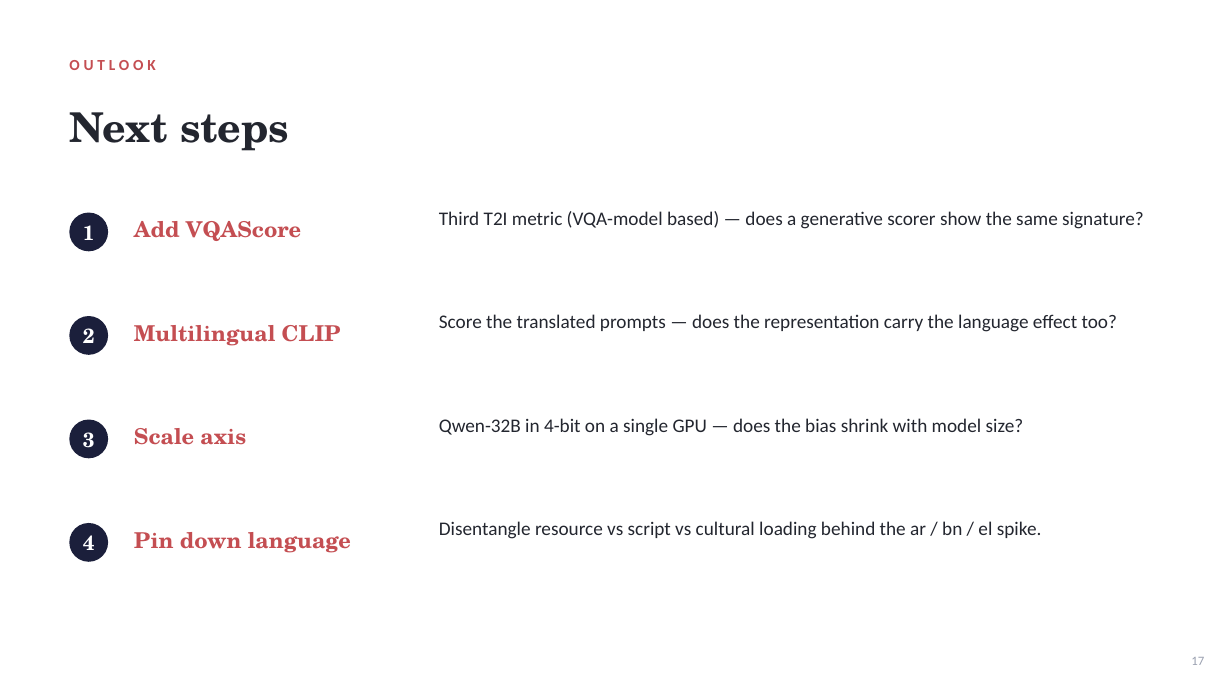
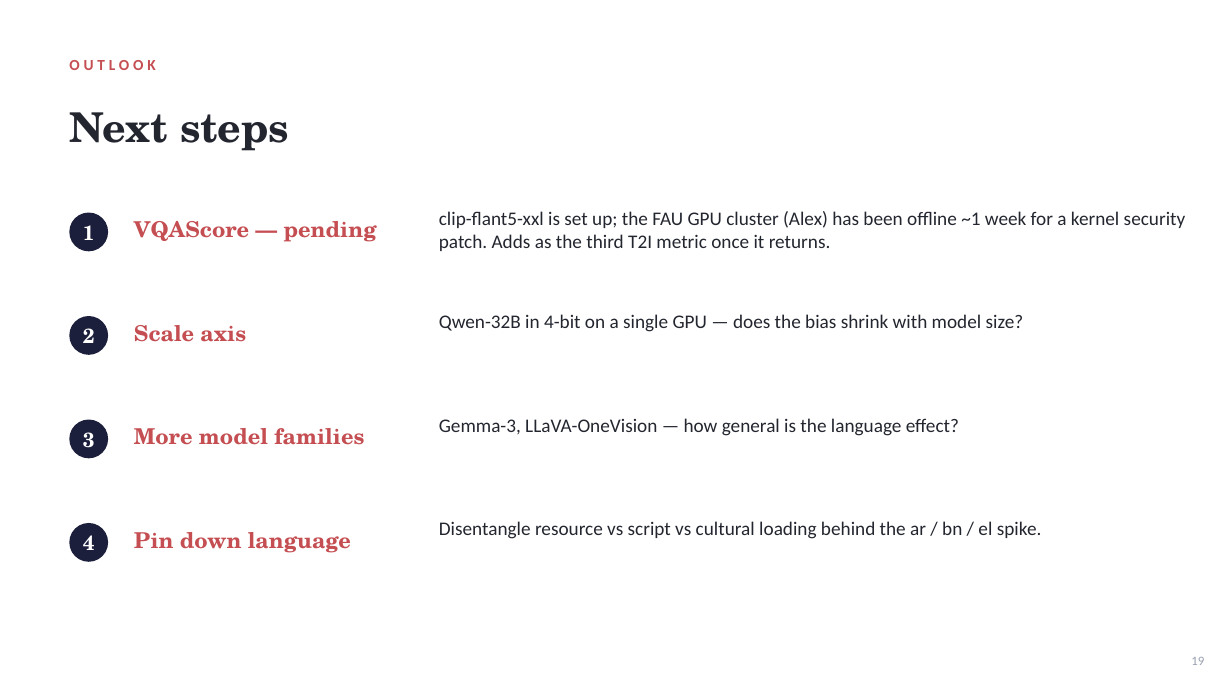
Before and after one commit to xchuan-li/cross_lingual_protobias, a slide deck: slide 19 of v3/paper/ProgressReport_3.pptx (slide 17 before the commit). Drawn at 1232x693 pixels with LibreOffice and Linux fonts; fonts in the diff are those of the drawing. Boxes give left, top, right and bottom in pixels: in the first picture for what was removed or moved away, otherwise in the second. Text is boxed around its words. In the diff, an @@ line names an element or a change of style, - is before the commit and + after.

```diff
--- a/v3/paper/ProgressReport_3.pptx
+++ b/v3/paper/ProgressReport_3.pptx
@@ text at box(134, 221, 377, 242): text changed @@
-Add VQAScore
+VQAScore — pending
@@ text at box(439, 211, 1186, 251): text changed @@
-Third T2I metric (VQA-model based) — does a generative scorer show the same signature?
+clip-flant5-xxl is set up; the FAU GPU cluster (Alex) has been offline ~1 week for a kernel security patch. Adds as the third T2I metric once it returns.
@@ text "Scale axis": place and size @@
-text "Scale axis" at box(134, 428, 246, 445)
+text "Scale axis" at box(134, 325, 246, 342)
@@ text removed at box(134, 325, 341, 346) @@
-Multilingual CLIP
@@ text "Qwen-32B in 4-bit on a ...": place and size @@
-text "Qwen-32B in 4-bit on a ..." at box(439, 418, 1024, 436)
+text "Qwen-32B in 4-bit on a ..." at box(439, 314, 1024, 332)
@@ text removed at box(439, 314, 1117, 332) @@
-Score the translated prompts — does the representation carry the language effect too?
@@ text added at box(439, 418, 959, 436), 15 pt, text #23262F @@
+Gemma-3, LLaVA-OneVision — how general is the language effect?
@@ text added at box(134, 428, 364, 445), 17 pt, text #C44E52, bold @@
+More model families
```
Also in this commit, not shown: 24 other slides changed, 2 slides added, 1 other file.
